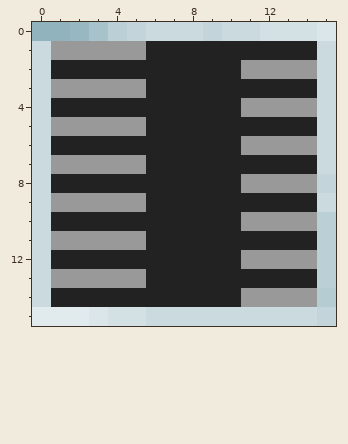
Edited in one commit: pixel-art sprite (sprites/terrain/012_HarvesterStill.png). Above: the version before the commit.
The file is 16x16 pixels. Colours within 5 levels of each other are drawn and written as one.
Once edited:
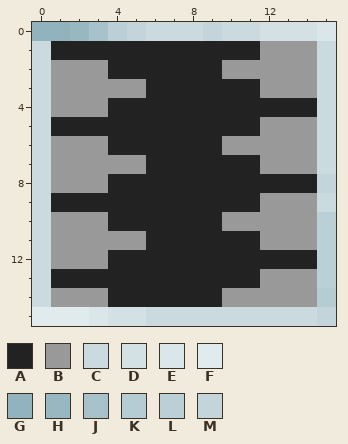
Palette (. is transparent): A #222222  B #999999  C #cadadf  D #d3e0e4  E #dbe6ea  F #e1eaec  G #91b3bd  H #98b8c1  J #a7c2ca  K #b5ccd2  L #bbd0d6  M #c3d5db
The edit:
Changed rows in their new state; - is an unchanged pixel.
first column x 1:
 1 AAAAA------BBB
 2 BBB------B----
 3 -----------BBB
 4 BBB-------AAAA
 5 AAAAA------BBB
 6 BBB------B----
 7 -----------BBB
 8 BBB-------AAAA
 9 AAAAA------BBB
10 BBB------B----
11 -----------BBB
12 BBB-------AAAA
13 AAAAA------BBB
14 BBB------B----
Boxes around the changes in both pictures, in picture pixels (x1, y1, x2, y2):
changed: (51, 41, 146, 307)
changed: (222, 41, 317, 307)
